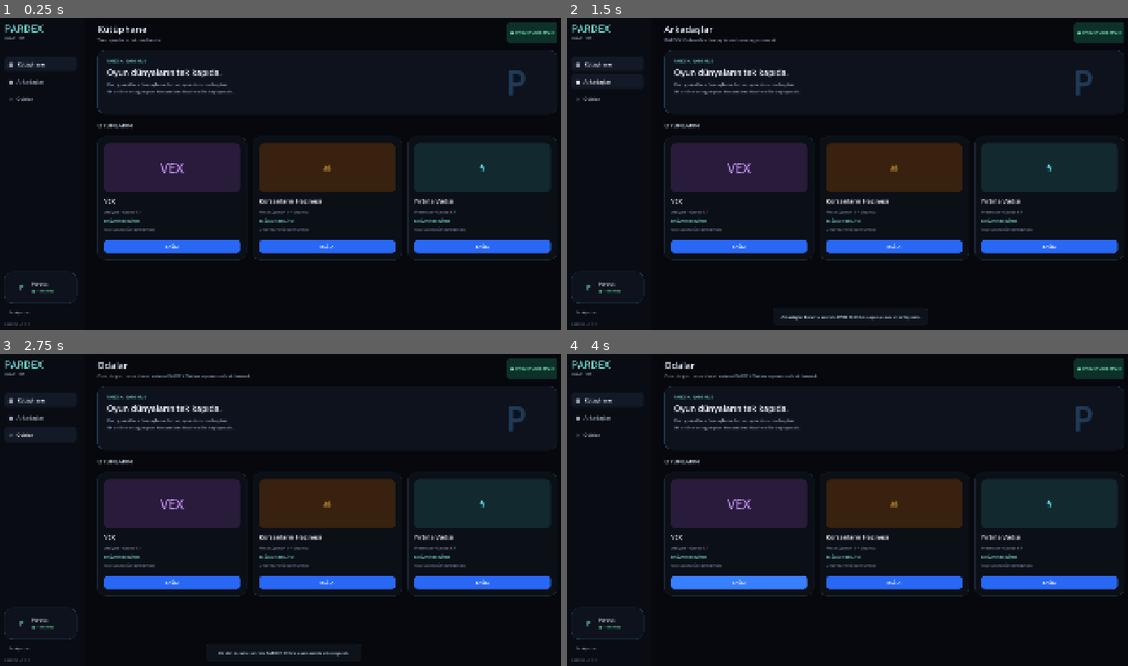
Above: before the commit, frames 1-4 (two rows, left to right).
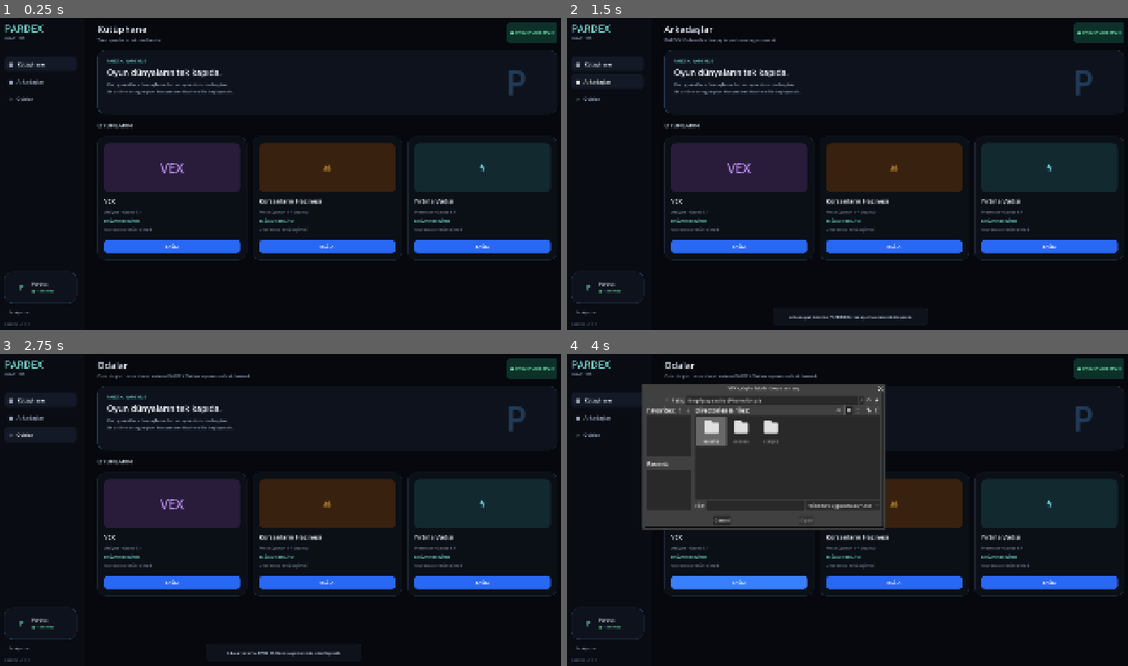
Above: after the commit, the same moments.

Repository: SerkanAydin06/Pardex
Game: Godot game, scene res://scenes/main.tscn
Two runs of this game, one before a commit and one after it. Both use one fixed random seed, a clock stepped at 60 frames per second and the inputs below.
Inputs:
- Up to frame 1 (0.25 s): no input
- Up to frame 2 (1.5 s): click "▦ Kütüphane" at 0.5 s; click "● Arkadaşlar" at 1.25 s
- Up to frame 3 (2.75 s): click "◇ Odalar" at 2 s
- Up to frame 4 (4 s): click "⚙ Ayarlar" at 2.75 s; click "BAĞLA" at 3.5 s

The runs differ from the first frame. In frame 1, less than 0.1% of the frame differs, in the area x 20-84%, y 67-70%; in frame 2, 0.2%; in frame 3, 0.2%; in frame 4, 18%, in the area x 13-84%, y 9-70%.

Commit message:
Add executable picker and launcher path setup

Diff:
--- a/scripts/main.gd
+++ b/scripts/main.gd
@@ -15,6 +15,10 @@
     "korsanlar": "",
     "firtina": "",
 }
+
+var _file_dialog: FileDialog
+var _pending_game_id := ""
+var _pending_display_name := ""
 
 func _ready() -> void:
     _game_nodes = {
@@ -36,6 +40,7 @@
     }
 
     version_label.text = "PARDEX v%s" % APP_VERSION
+    _create_file_dialog()
     _load_paths()
     _refresh_game_cards()
     _wire_actions()
@@ -45,11 +50,20 @@
     %LibraryButton.pressed.connect(_show_library)
     %FriendsButton.pressed.connect(func(): _show_placeholder("Arkadaşlar", "PARDEX Online ile arkadaş listesi burada görünecek."))
     %RoomsButton.pressed.connect(func(): _show_placeholder("Odalar", "Oda oluşturma ve davet sistemi PARDEX Online aşamasında eklenecek."))
-    %SettingsButton.pressed.connect(func(): _show_toast("Oyun yollarını şimdilik user://pardex_games.cfg dosyasından düzenleyebilirsin."))
+    %SettingsButton.pressed.connect(func(): _show_toast("Oyun dosyasını değiştirmek için ilgili karttaki DÜZELT düğmesini kullanabilirsin."))
 
-    %VexPlayButton.pressed.connect(func(): _launch_game("vex", "VEX"))
-    %KorsanPlayButton.pressed.connect(func(): _launch_game("korsanlar", "Korsanların Hazinesi"))
-    %FirtinaPlayButton.pressed.connect(func(): _launch_game("firtina", "Fırtına Vadisi"))
+    %VexPlayButton.pressed.connect(func(): _on_game_button_pressed("vex", "VEX"))
+    %KorsanPlayButton.pressed.connect(func(): _on_game_button_pressed("korsanlar", "Korsanların Hazinesi"))
+    %FirtinaPlayButton.pressed.connect(func(): _on_game_button_pressed("firtina", "Fırtına Vadisi"))
+
+func _create_file_dialog() -> void:
+    _file_dialog = FileDialog.new()
+    _file_dialog.title = "Oyun çalıştırılabilir dosyasını seç"
+    _file_dialog.access = FileDialog.ACCESS_FILESYSTEM
+    _file_dialog.file_mode = FileDialog.FILE_MODE_OPEN_FILE
+    _file_dialog.filters = PackedStringArray(["*.exe ; Windows uygulaması (*.exe)"])
+    _file_dialog.file_selected.connect(_on_executable_selected)
+    add_child(_file_dialog)
 
 func _show_library() -> void:
     page_title.text = "Kütüphane"
@@ -61,22 +75,25 @@
     page_title.text = title
     page_subtitle.text = subtitle
     %LibraryContent.show()
-    _show_toast("%s bölümü sonraki PARDEX Online aşamasında etkinleşecek." % title)
+    _show_toast("%s bölümü PARDEX Online aşamasında etkinleşecek." % title)
 
 func _load_paths() -> void:
     var config := ConfigFile.new()
     var err := config.load(CONFIG_PATH)
     if err != OK:
-        _save_default_config(config)
+        _save_config()
         return
 
     for game_id in _paths.keys():
         _paths[game_id] = str(config.get_value("games", game_id, ""))
 
-func _save_default_config(config: ConfigFile) -> void:
+func _save_config() -> void:
+    var config := ConfigFile.new()
     for game_id in _paths.keys():
-        config.set_value("games", game_id, "")
-    config.save(CONFIG_PATH)
+        config.set_value("games", game_id, str(_paths[game_id]))
+    var err := config.save(CONFIG_PATH)
+    if err != OK:
+        push_warning("PARDEX oyun yolları kaydedilemedi. Hata kodu: %s" % err)
 
 func _refresh_game_cards() -> void:
     for game_id in _game_nodes.keys():
@@ -88,7 +105,7 @@
 
         if executable_path.is_empty():
             status.text = "BAĞLANTI BEKLİYOR"
-            path_label.text = "Oyun yolu henüz tanımlanmadı"
+            path_label.text = "Oyun dosyası henüz seçilmedi"
             button.text = "BAĞLA"
         elif FileAccess.file_exists(executable_path):
             status.text = "HAZIR"
@@ -99,13 +116,52 @@
             path_label.text = executable_path
             button.text = "DÜZELT"
 
+func _on_game_button_pressed(game_id: String, display_name: String) -> void:
+    var executable_path := str(_paths.get(game_id, ""))
+    if executable_path.is_empty() or not FileAccess.file_exists(executable_path):
+        _choose_executable(game_id, display_name)
+        return
+    _launch_game(game_id, display_name)
+
+func _choose_executable(game_id: String, display_name: String) -> void:
+    _pending_game_id = game_id
+    _pending_display_name = display_name
+    _file_dialog.title = "%s çalıştırılabilir dosyasını seç" % display_name
+
+    var current_path := str(_paths.get(game_id, ""))
+    if not current_path.is_empty():
+        var current_dir := current_path.get_base_dir()
+        if DirAccess.dir_exists_absolute(current_dir):
+            _file_dialog.current_dir = current_dir
+
+    _file_dialog.popup_centered_ratio(0.72)
+
+func _on_executable_selected(path: String) -> void:
+    if _pending_game_id.is_empty():
+        return
+
+    if path.get_extension().to_lower() != "exe":
+        _show_toast("Lütfen Windows için bir .exe dosyası seç.")
+        return
+
+    if not FileAccess.file_exists(path):
+        _show_toast("Seçilen dosya bulunamadı.")
+        return
+
+    _paths[_pending_game_id] = path
+    _save_config()
+    _refresh_game_cards()
+    _show_toast("%s PARDEX'e bağlandı." % _pending_display_name)
+    _pending_game_id = ""
+    _pending_display_name = ""
+
 func _launch_game(game_id: String, display_name: String) -> void:
     var executable_path := str(_paths.get(game_id, ""))
     if executable_path.is_empty():
-        _show_toast("%s henüz PARDEX'e bağlanmadı." % display_name)
+        _choose_executable(game_id, display_name)
         return
     if not FileAccess.file_exists(executable_path):
-        _show_toast("%s çalıştırılabilir dosyası bulunamadı." % display_name)
+        _choose_executable(game_id, display_name)
         return
 
     var pid := OS.create_process(executable_path, [])
